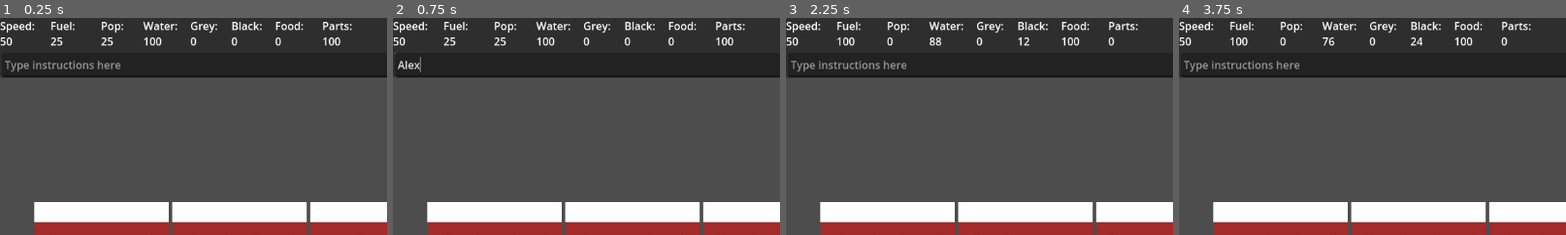
Above: before the commit, frames 1-4 (left to right).
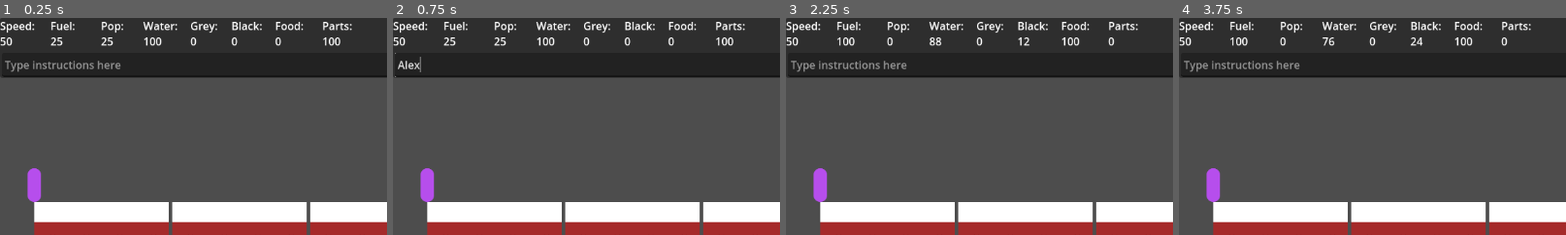
Above: after the commit, the same moments.

Repository: Sphinx111/ed_and_morgs_train_builder
Game: Godot game, scene res://Scenes/traincar.tscn
Same seed, same stepped clock (60 frames per second), same inputs: the game is played once before the commit and once after it.
Inputs (mouse positions are % of the whole screen's width and height, from its top left):
- Up to frame 1 (0.25 s): no input
- Up to frame 2 (0.75 s): click (42, 11) at 0.52 s; type "Alex" at 0.6 s
- Up to frame 3 (2.25 s): click "Give Order" at 1.25 s; click "Tick" at 2 s
- Up to frame 4 (3.75 s): click "Give Order" at 2.75 s; click "Tick" at 3.5 s
The pictures show only the part of the screen within x 0-50%, y 0-50%; the shares and areas given below are measured in that part.

The runs differ from the first frame. In frame 1, 0.5% of the frame differs, in the area x 7-11%, y 69-85%; in frame 2, 0.5%; in frame 3, 0.5%; in frame 4, 0.5%.

Commit message:
Added a passenger navigation map, giving direction to nearest need provision

Diff:
--- /dev/null
+++ b/PassengerMap.gd
@@ -0,0 +1,81 @@
+extends Node
+
+class_name PassengerMap
+
+var train = null
+
+var needsLocations = {
+	"clean_water"    : [[]],
+	"food"     : [[]],
+	"bathroom" : [[]],
+	"rest"     : [[]],
+	"social"   : [[]]
+}
+
+var needsMaps = {
+	"water"    : [[]],
+	"food"     : [[]],
+	"bathroom" : [[]],
+	"rest"     : [[]],
+	"social"   : [[]]
+}
+
+func set_train(newTrain : Train):
+	train = newTrain
+
+func init_maps():
+	for key in needsLocations.keys():
+		needsLocations[key] = train.get_location_map_for_type(key)
+		calc_direction_weights(key)
+
+func update_single_type_map(needs_type_to_update):
+	needsLocations[needs_type_to_update] = train.get_location_map_for_type(needs_type_to_update)
+	calc_direction_weights(needs_type_to_update)
+
+func calc_direction_weights(needType : String):
+	# Reads the type map, and builds a vector diagram for each position on the train
+	# telling passengers whether to go left or right, to get to a module of the desired type
+	var flat_map : Array = []
+
+	# Start by converting 2D array into a 1D array
+	for carriage in needsLocations[needType]:
+		for module in carriage:
+			flat_map.append(module)
+
+	var directionsMap : Array[int] = []
+	directionsMap.resize(flat_map.size())
+	directionsMap.fill(9999) # "9999" is our "uninitialized" value for directions Map
+	var lastFoundPos = -1
+	var scanner_position = 0
+
+	while scanner_position < flat_map.size():
+		# Search for the first module of this type:
+		if lastFoundPos == -1:
+			# Found module for the first time, set scanner head back to 0
+			if flat_map[scanner_position] == 1:
+				lastFoundPos = scanner_position
+				print_debug("found type at position: " + String.num_int64(scanner_position))
+				scanner_position = 0
+			# keep looking for first instance of module
+			else:
+				scanner_position += 1
+		else:
+			# Get distance between current position and currently tracked module:
+			var distance = lastFoundPos - scanner_position
+			var currentDistValue = directionsMap[scanner_position]
+
+			# Check whether we have encounted a new module of the same type...
+			if scanner_position != lastFoundPos and flat_map[scanner_position] == 1:
+				# Update tracked module, and send scanner position back halfway to the previous module
+				var distBetweenModules = scanner_position - lastFoundPos
+				lastFoundPos = scanner_position
+				scanner_position = lastFoundPos - floor(distBetweenModules / 2)
+			#  We keep adding distances to last tracked module
+			else:
+				if directionsMap[scanner_position] == 9999 or ( abs(distance) < abs(currentDistValue)):
+					directionsMap[scanner_position] = distance
+				scanner_position += 1
+
+	# Finally, save the directionsMap back
+	needsMaps[needType] = directionsMap.duplicate()
+	pass
--- a/Scenes/traincar.tscn
+++ b/Scenes/traincar.tscn
@@ -1,7 +1,9 @@
-[gd_scene load_steps=3 format=3 uid="uid://dvfa2mi1q8kyn"]
+[gd_scene load_steps=5 format=3 uid="uid://dvfa2mi1q8kyn"]
 
 [ext_resource type="Script" uid="uid://bicwn3r1c7jbq" path="res://Train.gd" id="1_rq5f1"]
+[ext_resource type="Script" uid="uid://cjbbfq5yg0tt8" path="res://passenger.gd" id="3_d8abk"]
 [ext_resource type="Script" uid="uid://csq0nprbdyf3s" path="res://basic_ui.gd" id="4_fqnf8"]
+[ext_resource type="Texture2D" uid="uid://bji3n1mms68fq" path="res://images/capsule.png" id="4_ksonv"]
 
 [node name="SceneRoot" type="Control"]
 layout_mode = 3
@@ -123,9 +125,14 @@
 position = Vector2(51, 274)
 script = ExtResource("1_rq5f1")
 
-[node name="PassengersManager" type="Node" parent="Train"]
+[node name="PassengersManager" type="Node2D" parent="Train"]
 
 [node name="Passenger" type="Node2D" parent="Train/PassengersManager"]
+script = ExtResource("3_d8abk")
+
+[node name="Sprite2D" type="Sprite2D" parent="Train/PassengersManager/Passenger"]
+position = Vector2(0, -25)
+texture = ExtResource("4_ksonv")
 
 [node name="Camera2D" type="Camera2D" parent="."]
 offset = Vector2(576, 324)
--- a/Train.gd
+++ b/Train.gd
@@ -5,8 +5,11 @@
 var train_name : String = ""	#Give it a name?
 var players = []				#Which players run the train?
 var carriages = []
+var tickCount = 0 				#Resource ticks since the train launched
 
 var CarriageScene = preload("res://Scenes/traincar_base.tscn")
+
+var passengerMap : PassengerMap = null
 
 # x varieties of food
 var res = {
@@ -34,6 +37,7 @@
 func _ready() -> void:
 	for i in range(0,3):
 		add_carriage(i)
+	init_passenger_map()
 
 func get_res(key : String) -> int:
 	if res.has(key):
@@ -55,14 +59,34 @@
 	if carriages.size() <= position or carriages[carNum] == null:
 		print_debug("Error: attempting to add module to nonexistent car: " + String.num_int64(carNum))
 	carriages[carNum].add_module(type, position)
+	passengerMap.update_single_type_map(type)                         # Update the passenger nav map for this type
 
 func remove_module(carNum : int, position : int):
 	if carriages.size() <= position or carriages[carNum] == null:
 		print_debug("Error: attempting to remove module from nonexistent car: " + String.num_int64(carNum))
+	var typeToRemove : String = carriages[carNum].modules[position].type
 	carriages[carNum].remove_module(position)
+	passengerMap.update_single_type_map(typeToRemove)                         # Update the passenger nav map for this type
 
 func add_carriage(sequence : int):
 	var newCarriage = CarriageScene.instantiate()
 	add_child(newCarriage)
 	carriages.append(newCarriage)
 	newCarriage.set_sequence(sequence)
+
+func get_car_count():
+	return carriages.size()
+
+func init_passenger_map():
+	passengerMap = PassengerMap.new()
+	passengerMap.set_train(self)
+	passengerMap.init_maps()
+
+# Return a simple array of where each type of need can be met for passengers
+func get_location_map_for_type(need_type_to_find : String) -> Array:
+	var result = []
+
+	for i in range(carriages.size()):
+		result.append(carriages[i].get_type_map(need_type_to_find))
+
+	return result
--- a/module.gd
+++ b/module.gd
@@ -5,6 +5,7 @@
 var parentCar : TraincarBase = null
 var parentTrain : Train = null
 var type : String = "empty"
+var serves_need : String = "none"
 var sequence : int = 0
 var efficiency : float = 1.0
 var workers_needed : int = 0
@@ -60,6 +61,7 @@
 
 func set_type(newType : String):
 	self.type = newType
+	self.serves_need = newType
 	if newType == "clean_water":
 		$Outline.color = Color.AQUA
 	elif newType == "cabin":
--- /dev/null
+++ b/passenger.gd
@@ -0,0 +1,37 @@
+extends Node2D
+
+class_name Passenger
+
+var manager = null       # Passenger manager script
+var parentTrain = null   # Train the passenger is allocated to
+
+var firstname : String = ""
+var lastname : String = ""
+
+var home_cabin = null
+var destination = null
+
+# Foodtypes and last tick they were eaten on (to track food variety)
+var foodsEaten = {
+	"food1" : 0
+}
+
+var needs = {
+	"water" : 0.0,
+	"food" : 0.0,
+	"bathroom" : 0.0,
+	"fun" : 0.0,
+	"social" : 0.0
+}
+
+var skills = {
+	"strength" : randf() / 2,
+	"intelligence" : randf() / 2
+}
+
+# Array of recent thoughts
+var thoughts : PackedStringArray = []
+
+func _ready():
+	manager = get_parent()
+	parentTrain = manager.get_parent()
--- a/traincar.gd
+++ b/traincar.gd
@@ -38,6 +38,9 @@
 	var newModule = ModuleScene.instantiate()
 	self.add_child(newModule)
 
+	if position > 3:
+		position = 3
+
 	newModule.set_type(type)
 	newModule.set_sequence(position)
 
@@ -49,3 +52,11 @@
 	var mod_to_remove = modules[position]
 	mod_to_remove.cleanup()
 	mod_to_remove.queue_free()
+
+func get_type_map(need_type_to_find : String) -> Array:
+	var result = [0,0,0,0]
+	for i in range(4):
+		if modules[i].serves_need == need_type_to_find:
+			result[i] = 1
+	print_debug(result)
+	return result
Not shown, added: PassengerMap.gd.uid
Binary file added: images/capsule.png
Not shown, added: images/capsule.png.import
Not shown, added: passenger.gd.uid
